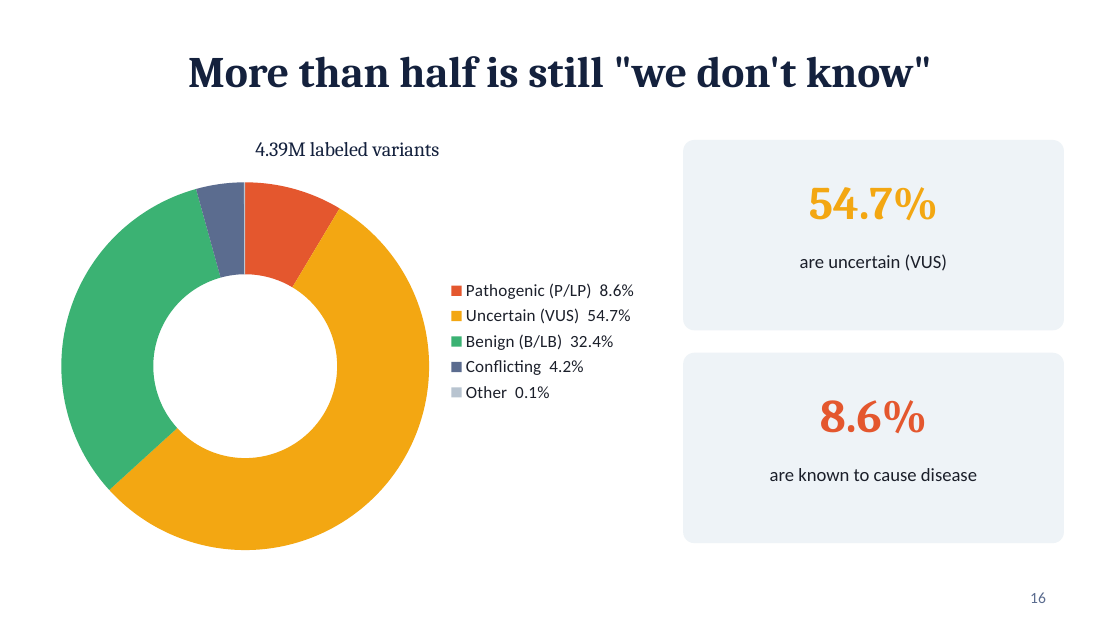
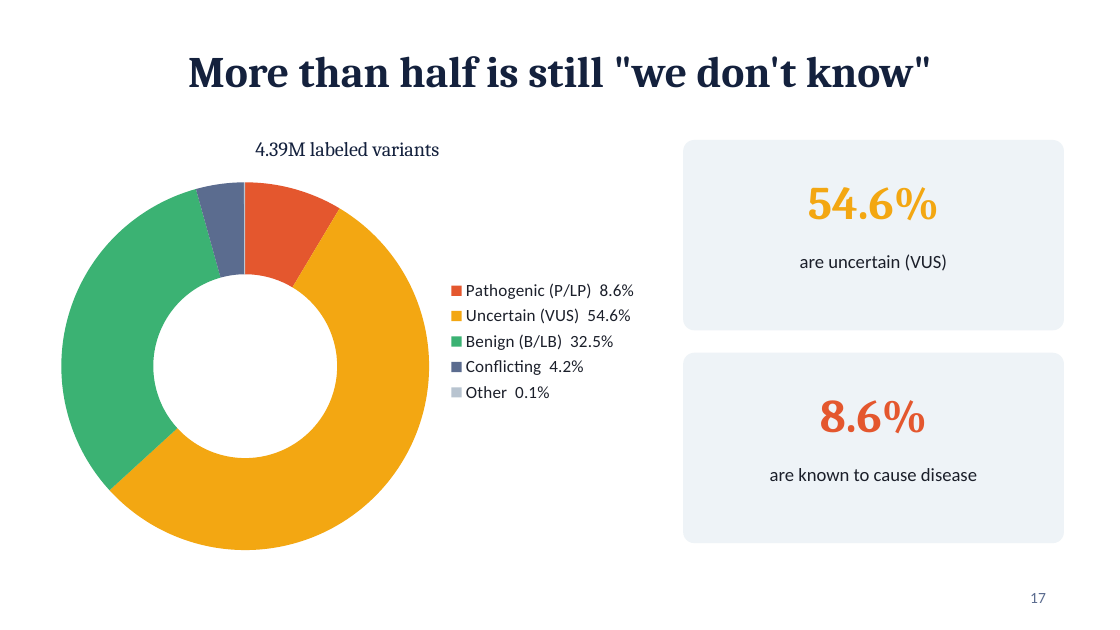
Before and after one commit to yeruka-ui/ClinVar-Data-Analysis, a slide deck: slide 17 of ClinVar_Project_Report.pptx (slide 16 before the commit). Drawn at 1120x630 pixels with LibreOffice and Linux fonts; fonts in the diff are those of the drawing. Boxes give left, top, right and bottom in pixels: in the first picture for what was removed or moved away, otherwise in the second. Text is boxed around its words. In the diff, an @@ line names an element or a change of style, - is before the commit and + after.

```diff
--- a/ClinVar_Project_Report.pptx
+++ b/ClinVar_Project_Report.pptx
@@ doughnut chart at (45, 118, 650, 566) @@
-categories: Pathogenic (P/LP)  8.6%, Uncertain (VUS)  54.7%, Benign (B/LB)  32.4%, Conflicting  4.2%, Other  0.1%
+categories: Pathogenic (P/LP)  8.6%, Uncertain (VUS)  54.6%, Benign (B/LB)  32.5%, Conflicting  4.2%, Other  0.1%
@@ text at (808, 187, 939, 220): text changed @@
-54.7%
+54.6%
@@ page number at (1030, 593, 1046, 603): text changed @@
-16
+17
```
Also in this commit, not shown: 10 other slides changed, 1 slide added, 3 other files.
